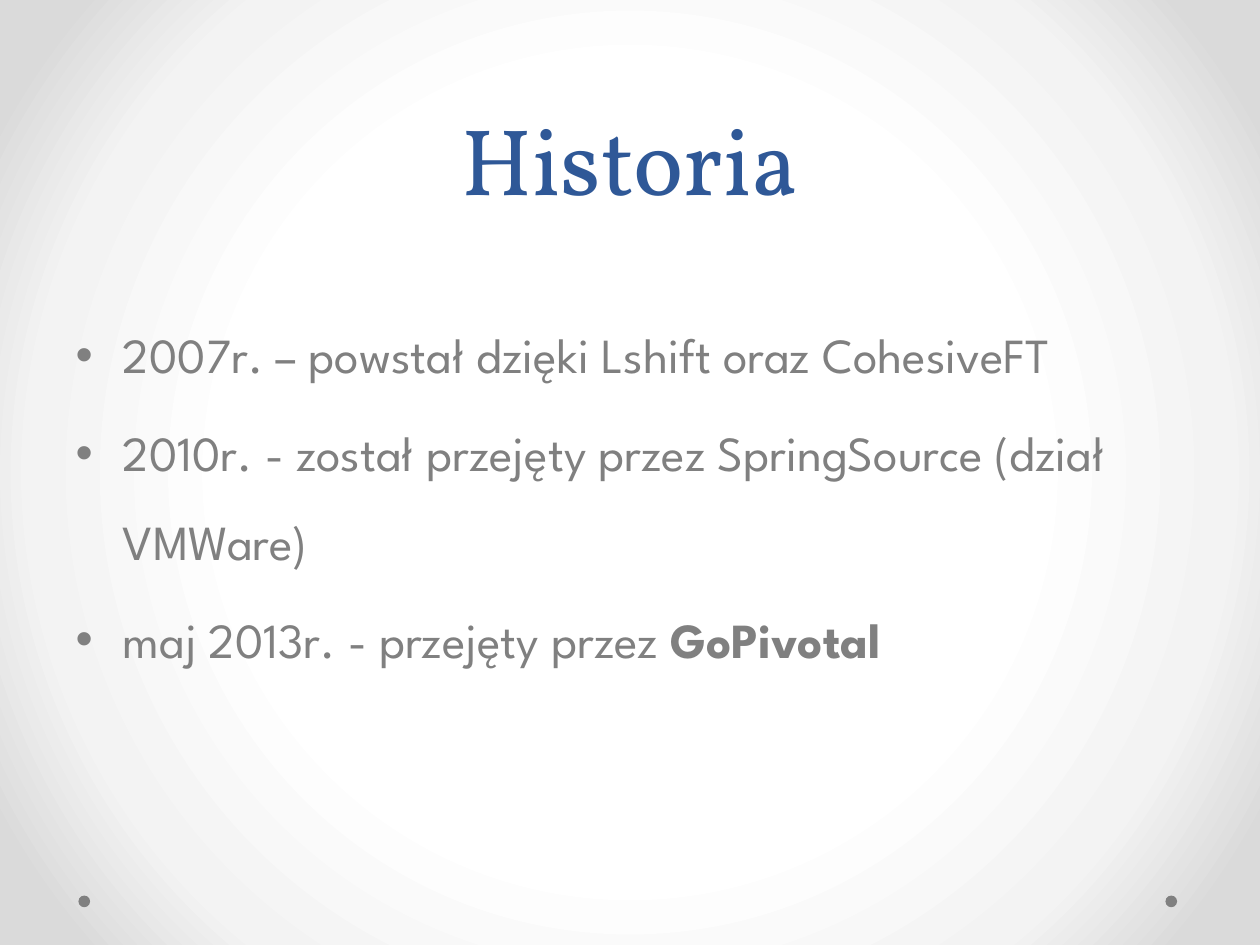
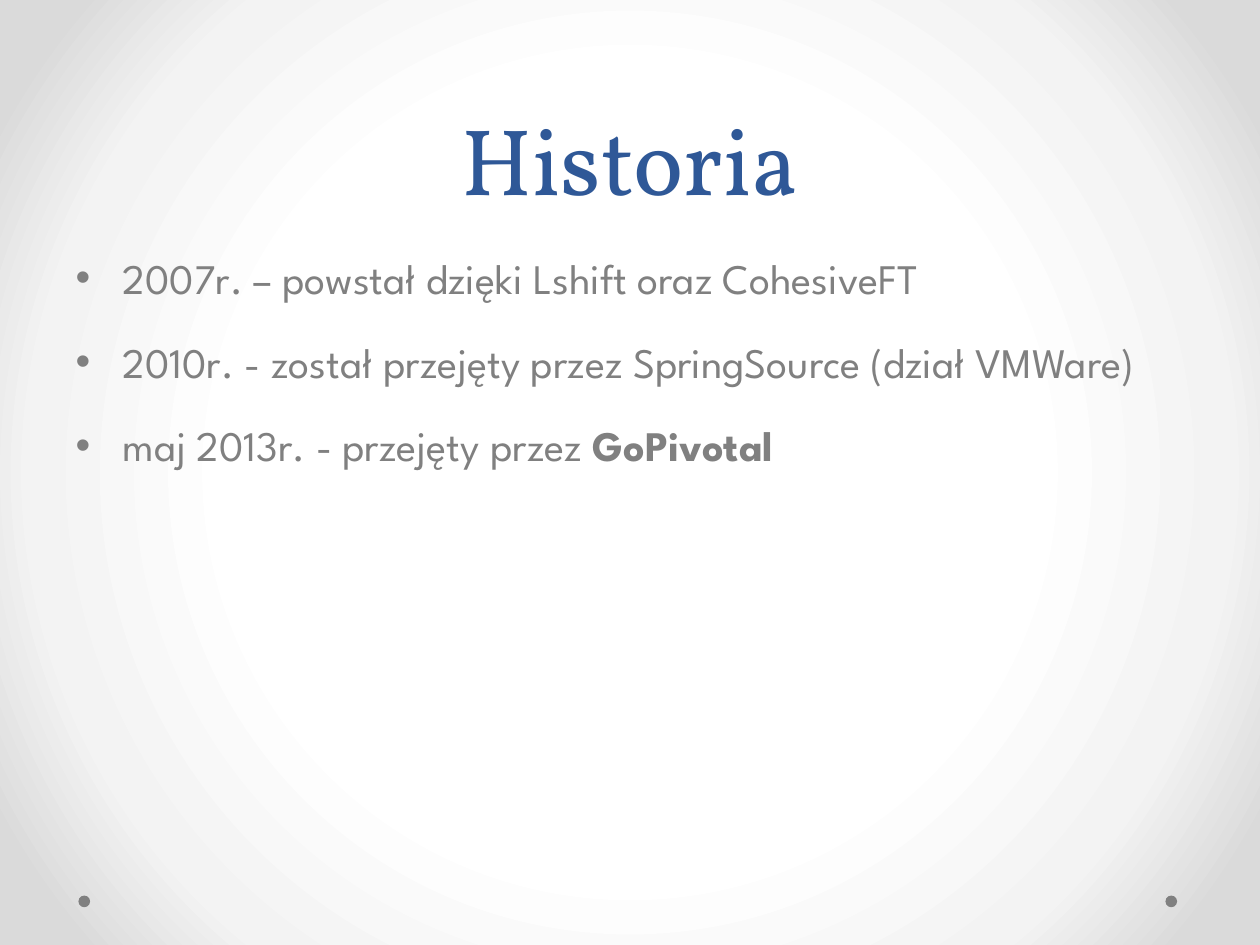
Before and after one commit to kajto/erlang-project, a slide deck: slide 5 of RabbitMQ.pptx (slide 4 before the commit). Drawn at 1260x945 pixels with LibreOffice and Linux fonts; fonts in the diff are those of the drawing. Boxes give left, top, right and bottom in pixels: in the first picture for what was removed or moved away, otherwise in the second. Text is boxed around its words. In the diff, an @@ line names an element or a change of style, - is before the commit and + after.

```diff
--- a/RabbitMQ.pptx
+++ b/RabbitMQ.pptx
@@ text "2007r. – powstał dzięki Lshift ..." at (123, 264, 1134, 470): size 28 to 24 pt @@
```
Also in this commit, not shown: 4 other slides changed, 3 slides added, 4 slides removed.
